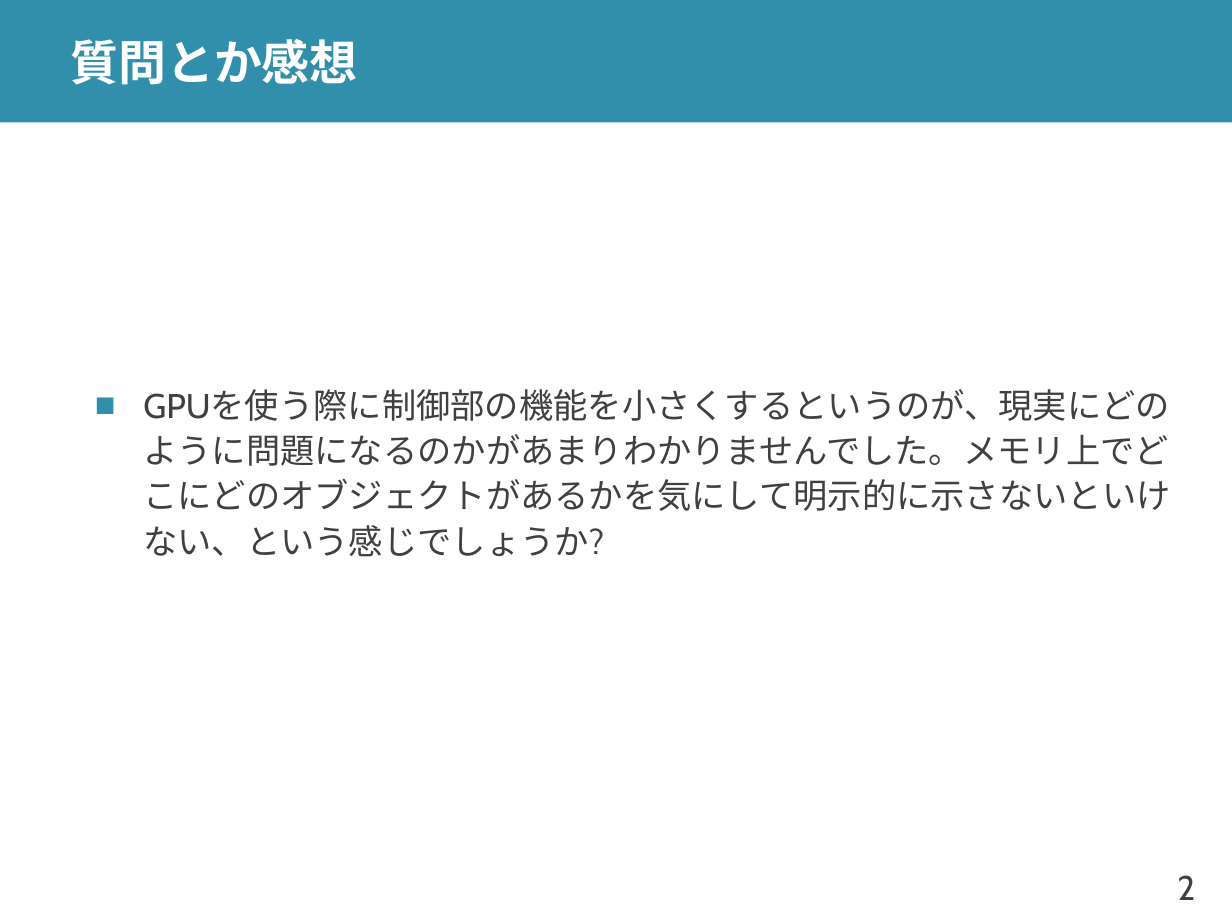
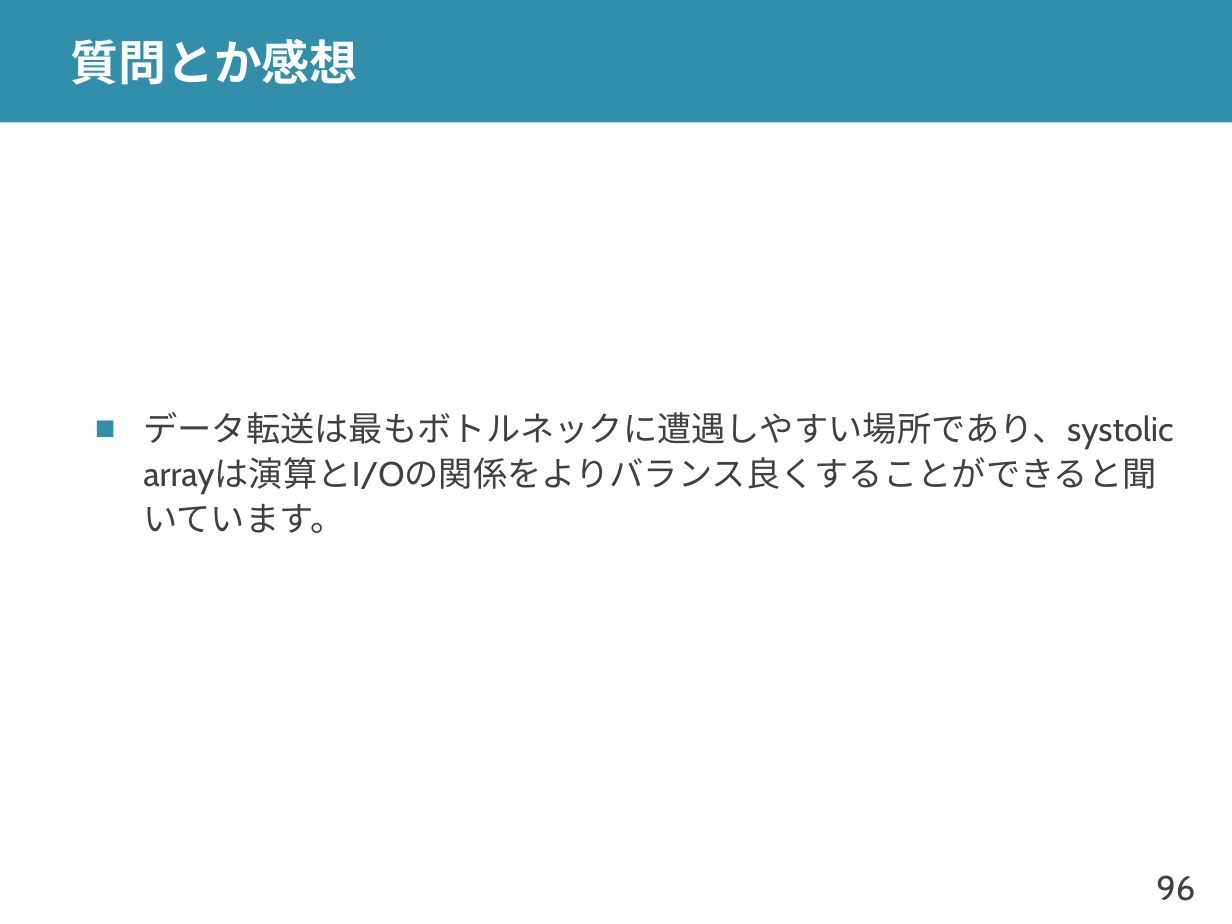
Before and after one commit to shioyadan/advanced-computer-organization, a slide deck: slide 96 of aco-shioya-12.pptx (slide 2 before the commit). Drawn at 1232x924 pixels with LibreOffice and Linux fonts; fonts in the diff are those of the drawing. Boxes give left, top, right and bottom in pixels: in the first picture for what was removed or moved away, otherwise in the second. Text is boxed around its words. In the diff, an @@ line names an element or a change of style, - is before the commit and + after.

```diff
--- a/aco-shioya-12.pptx
+++ b/aco-shioya-12.pptx
@@ text at (x1=143, y1=412, x2=1173, y2=533): text changed @@
-■ GPUを使う際に制御部の機能を小さくするというのが、現実にどのように問題になるのかがあまりわかりませんでした。メモリ上でどこにどのオブジェクトがあるかを気にして明示的に示さないといけない、という感じでしょうか?
+■ データ転送は最もボトルネックに遭遇しやすい場所であり、systolic arrayは演算とI/Oの関係をよりバランス良くすることができると聞いています。
@@ page number at (x1=1156, y1=875, x2=1195, y2=901): text changed @@
-2
+96
```
Also in this commit, not shown: 10 other slides changed, 7 slides added, 11 slides removed, 1 other file.
